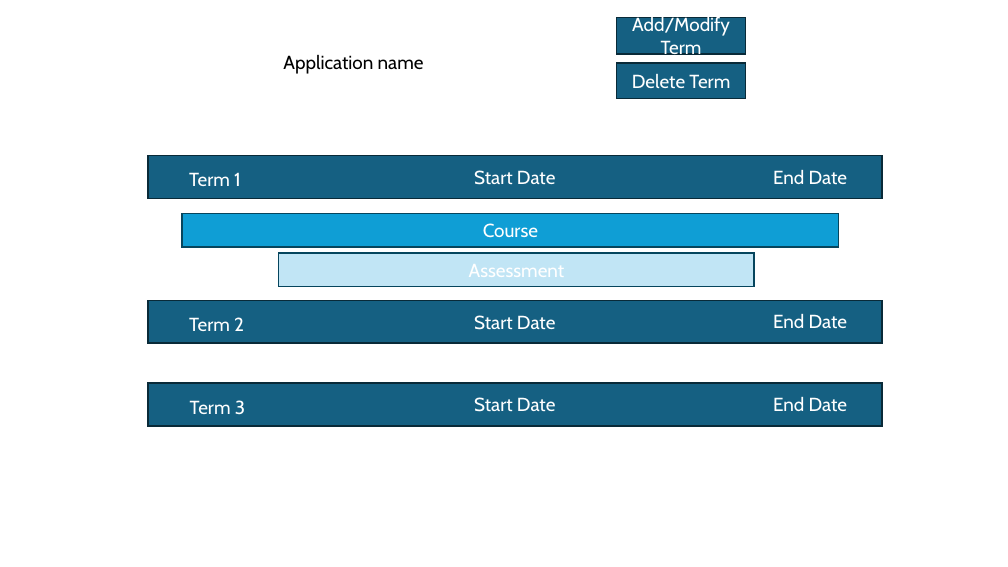
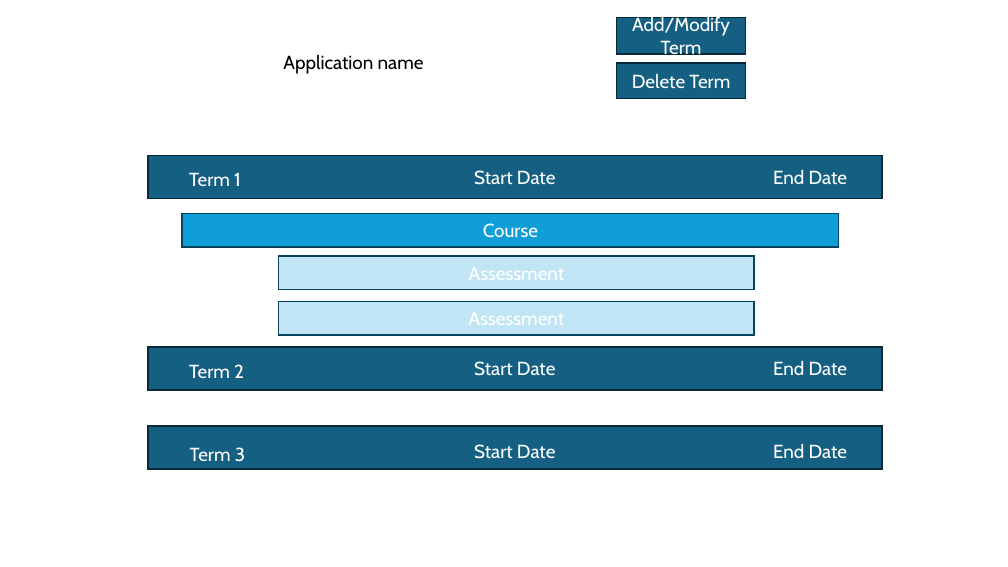
Before and after one commit to rpotesmangra11/C971-Mobile-App-Development, a slide deck: slide 1 of b1.pptx. Drawn at 1008x567 pixels with LibreOffice and Linux fonts; fonts in the diff are those of the drawing. Boxes give left, top, right and bottom in pixels: in the first picture for what was removed or moved away, otherwise in the second. Text is boxed around its words. In the diff, an @@ line names an element or a change of style, - is before the commit and + after.

```diff
--- a/b1.pptx
+++ b/b1.pptx
@@ rectangle added at [279, 302, 755, 335], fill #C1E5F5, outline #07455D 1.5 pt @@
@@ 6 texts, 2 rectangles: place and size @@
-6 texts, 2 rectangles at [148, 300, 882, 426]
+6 texts, 2 rectangles at [148, 347, 882, 470]
```
Also in this commit, not shown: 1 slide removed.
